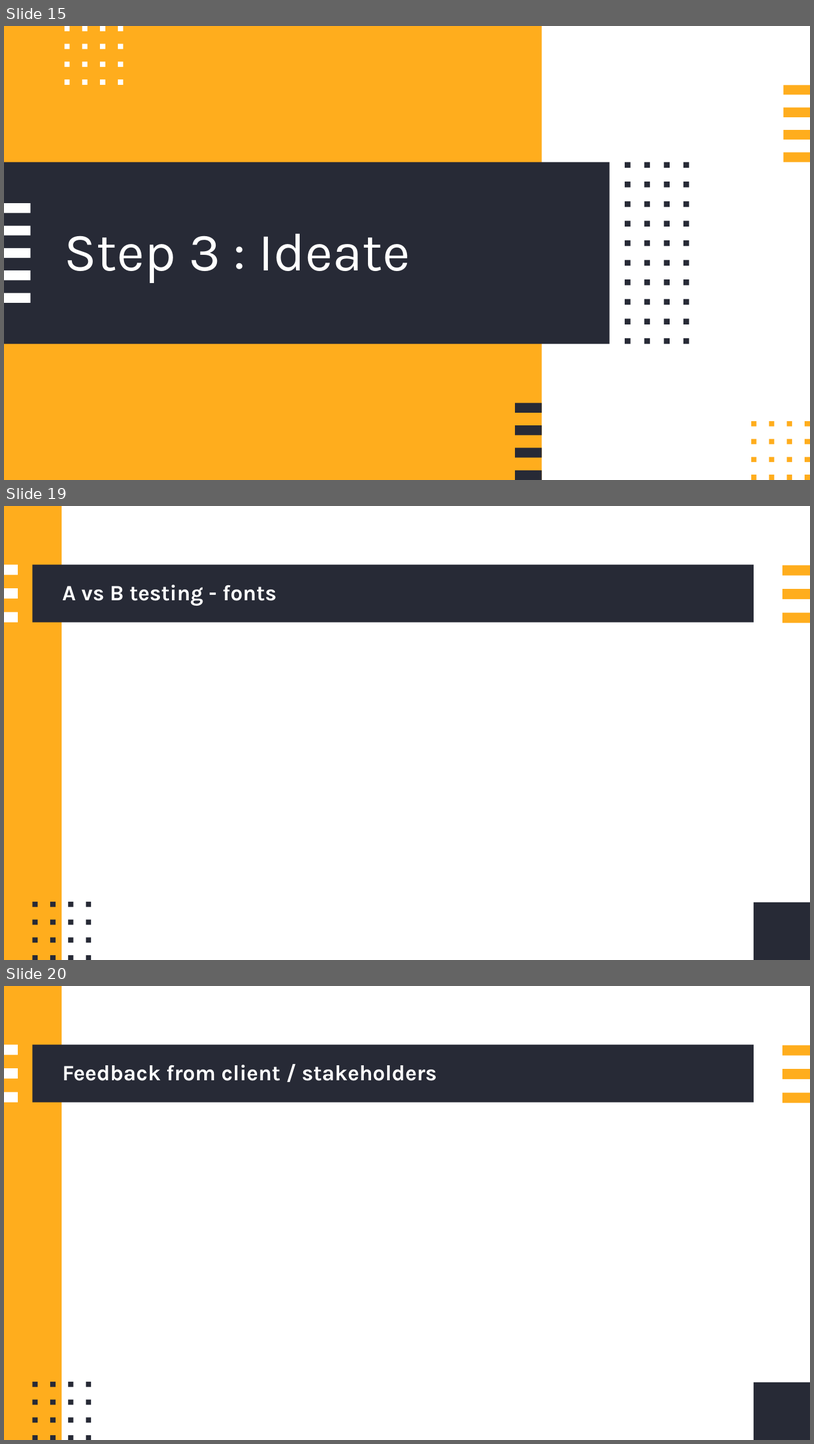
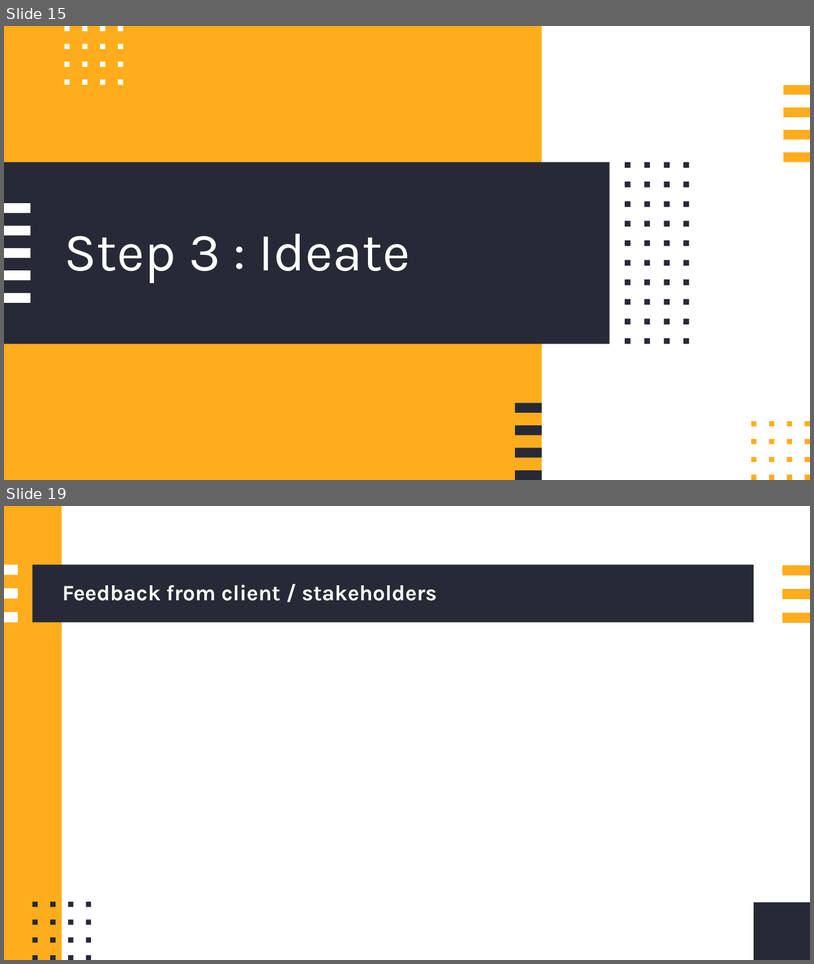
Before and after one commit to callumc20171/3.4-Assessment, a slide deck: 3.4 Assessment Resources/3.4 portfolio - Callum Cooper.pptx. Shown one above the other, each under a label of ours: slides 15, 19 and 20 before the commit, slides 15 and 19 after it; the slides between them are not shown. The pictures are 814x1444 and 814x964 pixels, drawn with LibreOffice and Linux fonts; fonts in the diff are those of the drawing. Boxes give left, top, right and bottom in pixels: in the first picture for what was removed or moved away, otherwise in the second. Text is boxed around its words. In the diff, an @@ line names an element or a change of style, - is before the commit and + after.

```diff
--- a/3.4 Assessment Resources/3.4 portfolio - Callum Cooper.pptx
+++ b/3.4 Assessment Resources/3.4 portfolio - Callum Cooper.pptx
@@ slide 19 removed at (x1=4, y1=506, x2=810, y2=960), background #FFFFFF; not listed: 25 template elements that a slide beside it also shows @@
@@ title removed at (x1=62, y1=585, x2=276, y2=606) @@
-A vs B testing - fonts
@@ what was slide 20 is now slide 19 @@
```
Also in this commit, not shown: 3 slides changed.
